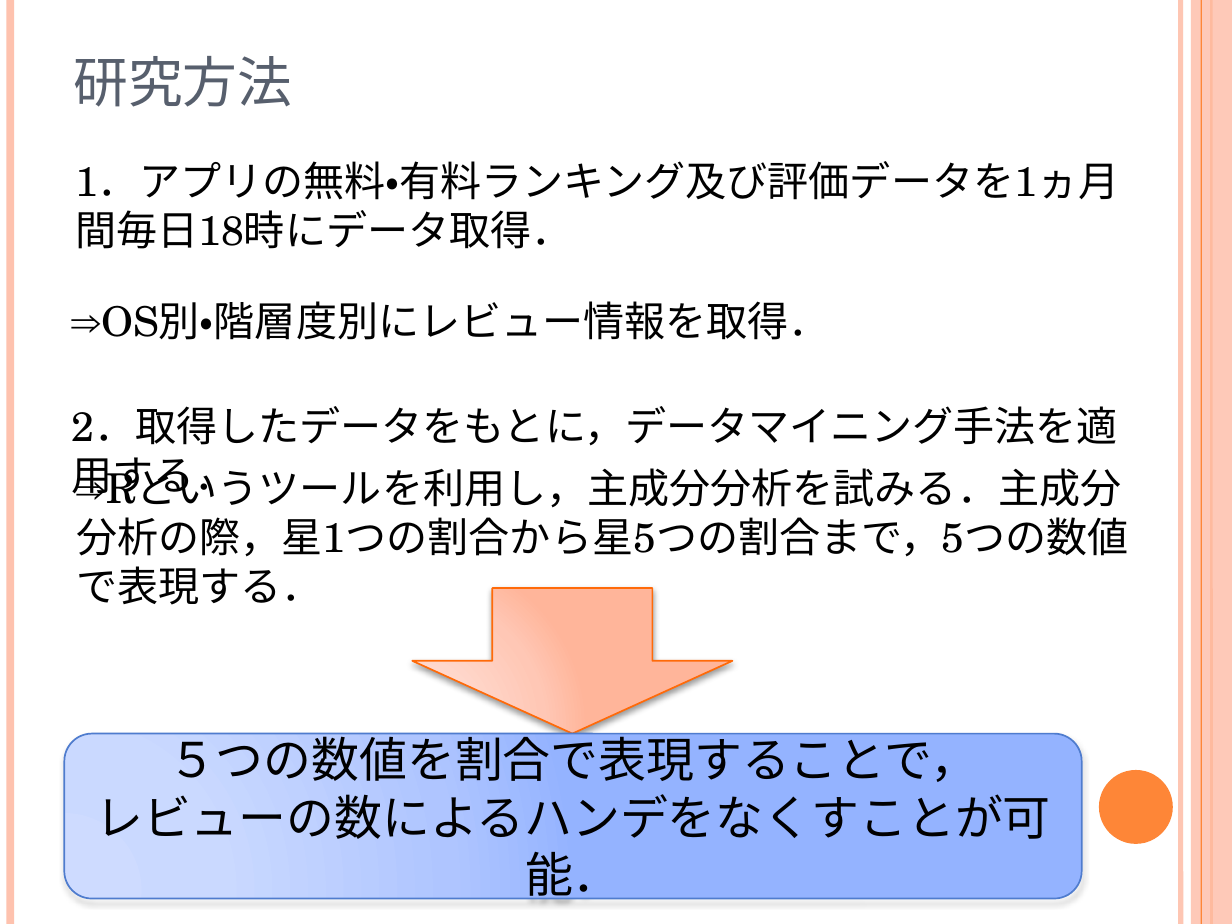
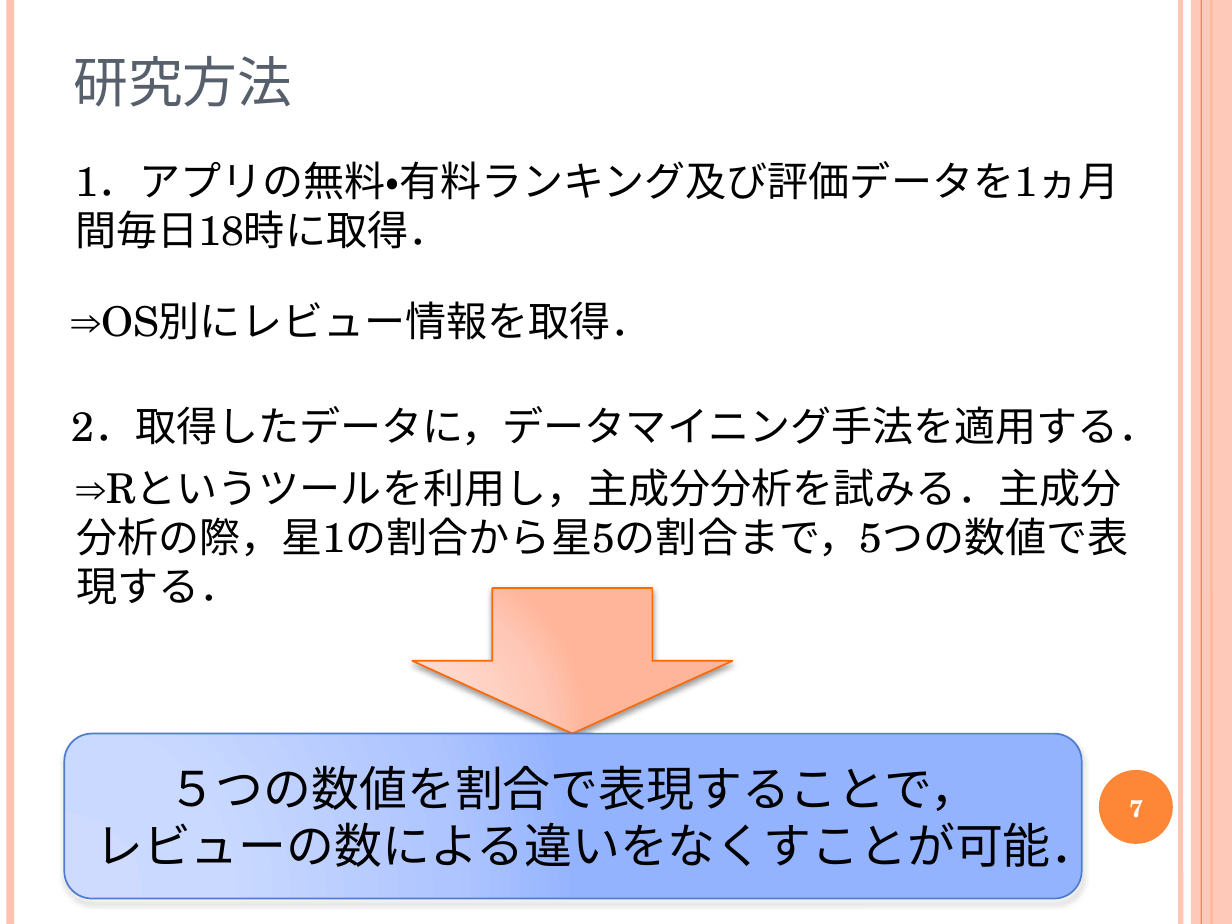
Before and after one commit to keimatsui/kadai, a slide deck: slide 8 of 卒業論文/2012/増田知之/卒論発表最新版.pptx. Drawn at 1232x924 pixels with LibreOffice and Linux fonts; fonts in the diff are those of the drawing. Boxes give left, top, right and bottom in pixels: in the first picture for what was removed or moved away, otherwise in the second. Text is boxed around its words. In the diff, an @@ line names an element or a change of style, - is before the commit and + after.

```diff
--- a/卒業論文/2012/増田知之/卒論発表最新版.pptx
+++ b/卒業論文/2012/増田知之/卒論発表最新版.pptx
@@ text at box(71, 301, 651, 340): text changed @@
-⇒OS別・階層度別にレビュー情報を取得．
+⇒OS別にレビュー情報を取得．
@@ text at box(71, 406, 1160, 446): text changed @@
-2．取得したデータをもとに，データマイニング手法を適用する．
+2．取得したデータに，データマイニング手法を適用する．
@@ text at box(76, 468, 1128, 557): text changed @@
-⇒Rというツールを利用し，主成分分析を試みる．主成分分析の際，星1つの割合から星5つの割合まで，5つの数値で表現する．
+⇒Rというツールを利用し，主成分分析を試みる．主成分分析の際，星1の割合から星5の割合まで，5つの数値で表現する．
@@ text added at box(1129, 800, 1143, 818), 14 pt, text #FFFFFF, bold @@
+7
@@ text in rounded rectangle at box(95, 814, 1098, 875): text changed @@
-レビューの数によるハンデをなくすことが可能．
+レビューの数による違いをなくすことが可能．
```
Also in this commit, not shown: 16 other slides changed.
